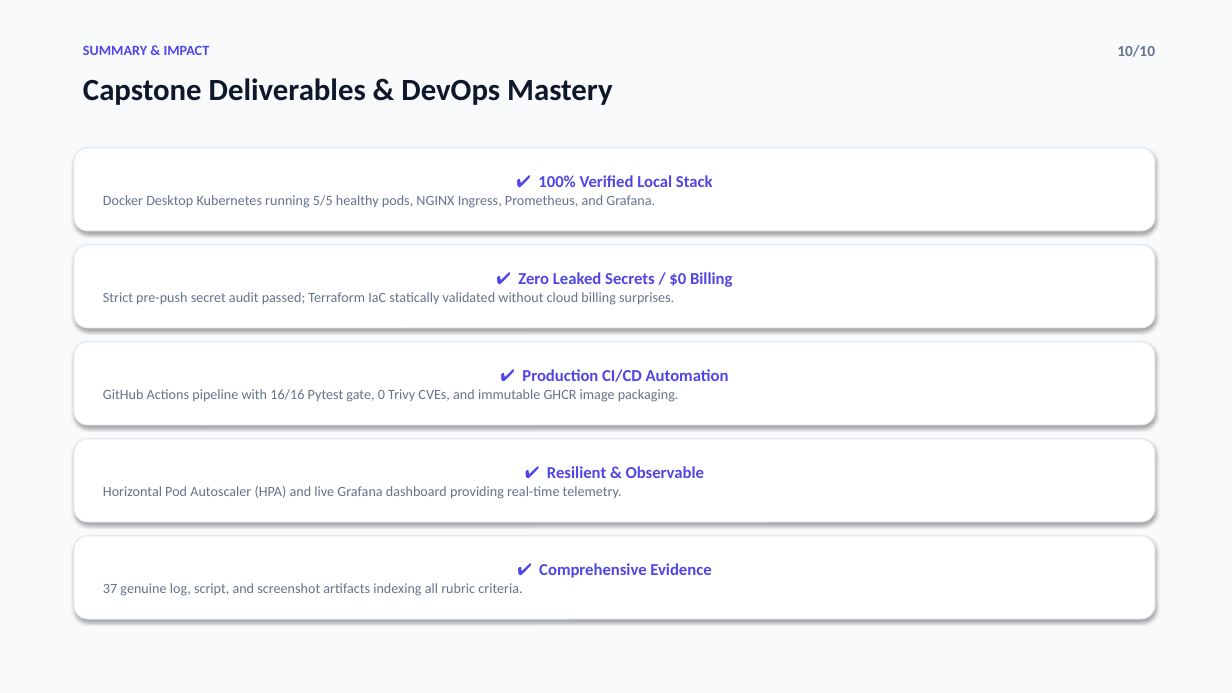
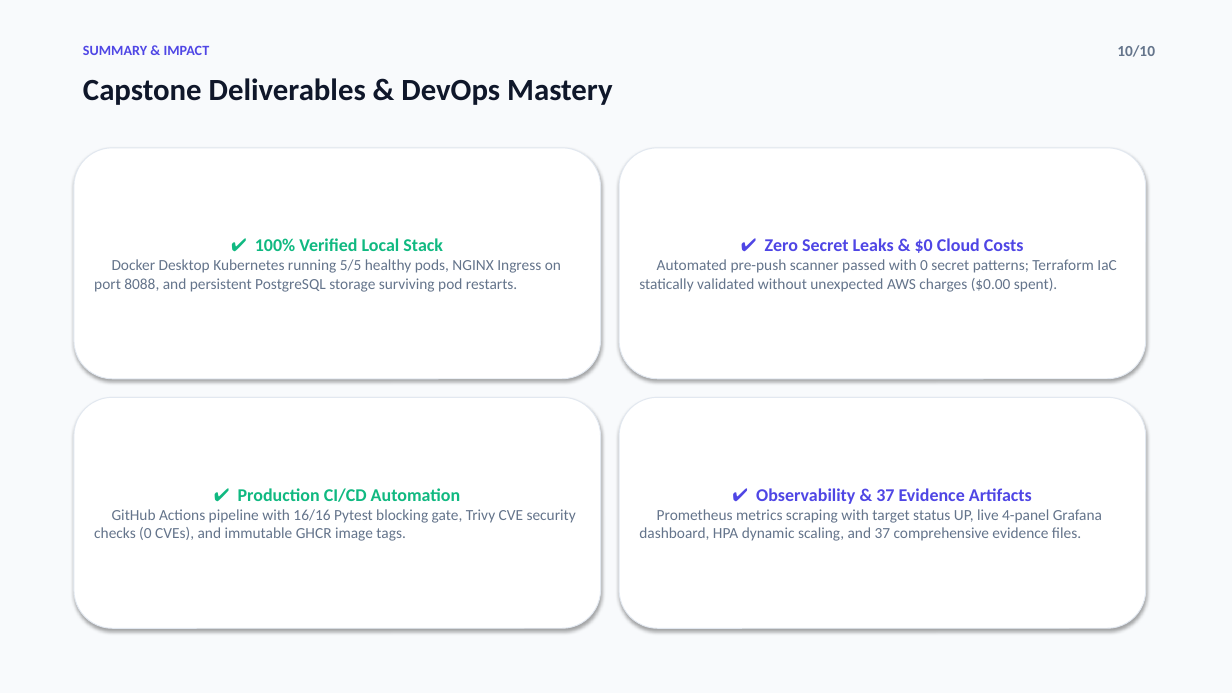
Before and after one commit to Ujwal-kumar-reddy/bookflow, a slide deck: slide 10 of BookFlow_DevOps_Capstone_Presentation.pptx. Drawn at 1232x693 pixels with LibreOffice and Linux fonts; fonts in the diff are those of the drawing. Boxes give left, top, right and bottom in pixels: in the first picture for what was removed or moved away, otherwise in the second. Text is boxed around its words. In the diff, an @@ line names an element or a change of style, - is before the commit and + after.

Commit message:
style(presentation): fix overflows, enlarge typography, and balance symmetrical card layouts

```diff
--- a/BookFlow_DevOps_Capstone_Presentation.pptx
+++ b/BookFlow_DevOps_Capstone_Presentation.pptx
@@ rounded rectangle "✔ 100% Verified Local Stack": place and size @@
-rounded rectangle "✔ 100% Verified Local Stack" at (74,148,1155,231)
+rounded rectangle "✔ 100% Verified Local Stack" at (74,148,601,379)
@@ rounded rectangle "✔ Zero Secret Leaks & ...": place and size @@
-rounded rectangle "✔ Zero Secret Leaks & ..." at (74,245,1155,328)
+rounded rectangle "✔ Zero Secret Leaks & ..." at (619,148,1146,379)
@@ text in rounded rectangle at (255,238,443,251): size 13 to 14 pt, text colour #4F46E5 to #10B981 in "✔ 100% Verified Local Stack" @@
@@ text in rounded rectangle at (639,238,1116,292): text changed; size 11 to 12 pt @@
-✔ Zero Leaked Secrets / $0 Billing
-Strict pre-push secret audit passed; Terraform IaC statically validated without cloud billing surprises.
+✔ Zero Secret Leaks & $0 Cloud Costs
+Automated pre-push scanner passed with 0 secret patterns; Terraform IaC statically validated without unexpected AWS charges ($0.00 spent).
@@ text in rounded rectangle at (94,259,561,292): text changed; size 11 to 12 pt @@
-Docker Desktop Kubernetes running 5/5 healthy pods, NGINX Ingress, Prometheus, and Grafana.
+Docker Desktop Kubernetes running 5/5 healthy pods, NGINX Ingress on port 8088, and persistent PostgreSQL storage surviving pod restarts.
@@ rounded rectangle "✔ Production CI/CD Automation": place and size @@
-rounded rectangle "✔ Production CI/CD Automation" at (74,342,1155,425)
+rounded rectangle "✔ Production CI/CD Automation" at (74,397,601,628)
@@ rounded rectangle "✔ Observability & 37 Evidence ...": place and size @@
-rounded rectangle "✔ Observability & 37 Evidence ..." at (74,439,1155,522)
+rounded rectangle "✔ Observability & 37 Evidence ..." at (619,397,1146,628)
@@ text in rounded rectangle at (94,509,576,541): text changed; size 11 to 12 pt @@
-GitHub Actions pipeline with 16/16 Pytest gate, 0 Trivy CVEs, and immutable GHCR image packaging.
+GitHub Actions pipeline with 16/16 Pytest blocking gate, Trivy CVE security checks (0 CVEs), and immutable GHCR image tags.
@@ text in rounded rectangle at (238,488,461,502): size 13 to 14 pt, text colour #4F46E5 to #10B981 in "✔ Production CI/CD Automation" @@
@@ text in rounded rectangle at (639,488,1102,541): text changed; size 11 to 12 pt @@
-✔ Resilient & Observable
-Horizontal Pod Autoscaler (HPA) and live Grafana dashboard providing real-time telemetry.
+✔ Observability & 37 Evidence Artifacts
+Prometheus metrics scraping with target status UP, live 4-panel Grafana dashboard, HPA dynamic scaling, and 37 comprehensive evidence files.
@@ rounded rectangle removed at (74,536,1155,619) @@
-✔ Comprehensive Evidence
-37 genuine log, script, and screenshot artifacts indexing all rubric criteria.
```
Also in this commit, not shown: 5 other slides changed, 2 other files.
